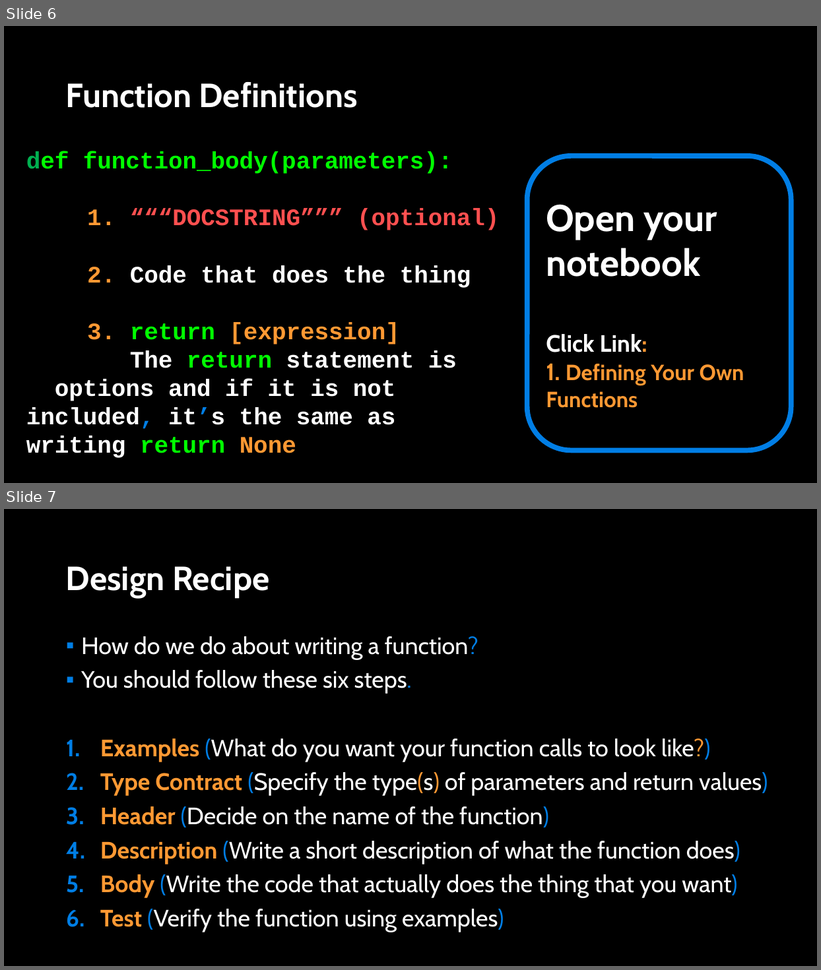
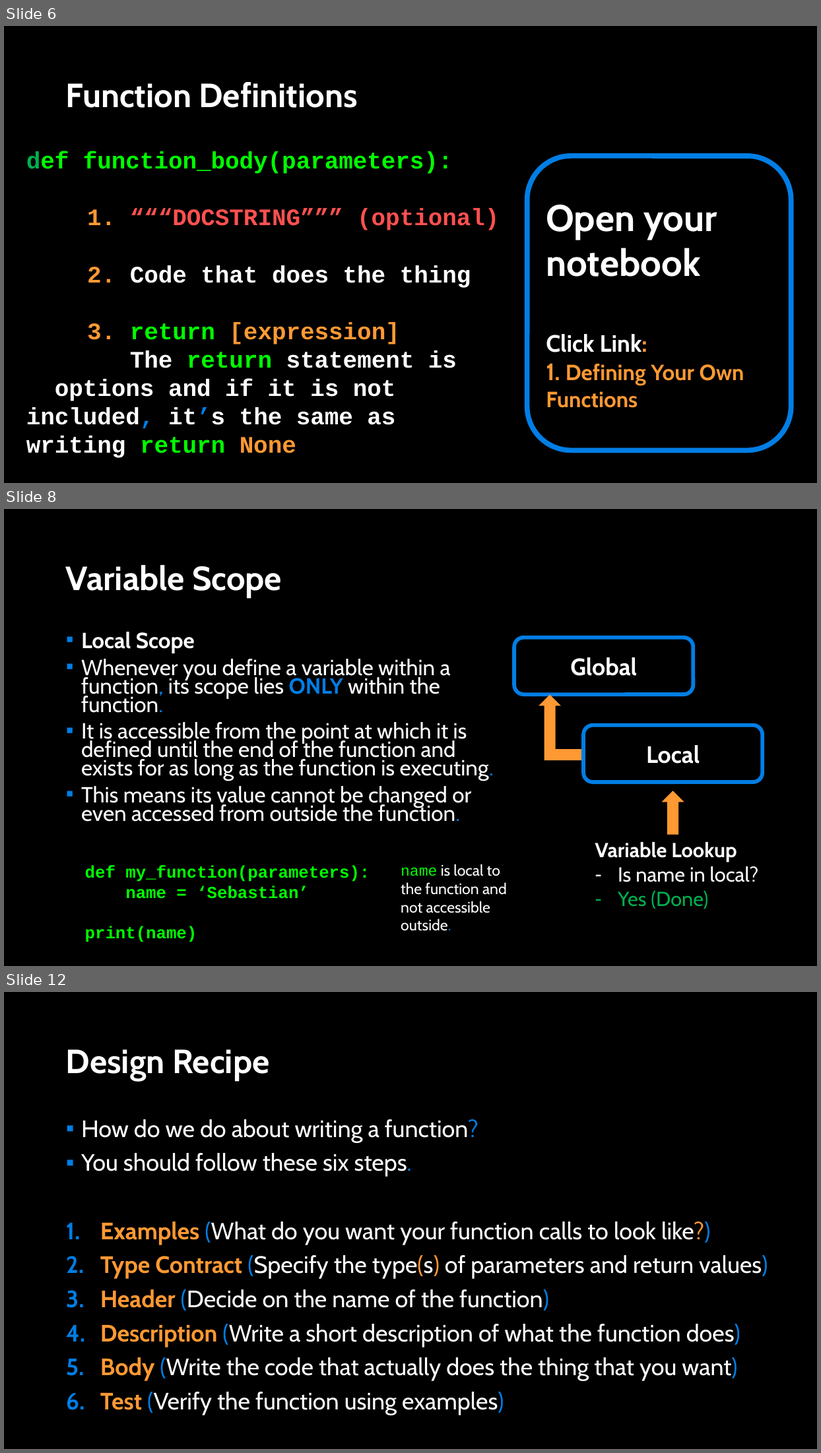
Before and after one commit to APS106/APS106-winter-2022-material, a slide deck: lectures/week2/lecture2/slides/week2_lecture2.pptx. Shown one above the other, each under a label of ours: slides 6 and 7 before the commit, slides 6, 8 and 12 after it; the slides between them are not shown. The pictures are 821x970 and 821x1453 pixels, drawn with LibreOffice and Linux fonts; fonts in the diff are those of the drawing; background and template pictures are left out. Boxes give left, top, right and bottom in pixels: in the first picture for what was removed or moved away, otherwise in the second. Text is boxed around its words. In the diff, an @@ line names an element or a change of style, - is before the commit and + after.

```diff
--- a/lectures/week2/lecture2/slides/week2_lecture2.pptx
+++ b/lectures/week2/lecture2/slides/week2_lecture2.pptx
@@ slide 8 added at (4, 509, 817, 966), background picture (left out) @@
@@ title added at (66, 565, 282, 597), 39.6 pt, text #FFFFFF, bold @@
+Variable Scope
@@ text added at (81, 632, 494, 822), 25.9 pt, text #FFFFFF @@
+▪ Local Scope
+▪ Whenever you define a variable within a function, its scope lies ONLY within the function.
+▪ It is accessible from the point at which it is defined until the end of the function and exists for as long as the function is executing.
+▪ This means its value cannot be changed or even accessed from outside the function.
@@ rounded rectangle added at (515, 638, 694, 695), outline #017EE5 4.5 pt, 28 pt, text #FFFFFF, bold @@
+Global
@@ bent up arrow added at (539, 695, 584, 761), fill #FF9933 @@
@@ rounded rectangle added at (583, 725, 763, 783), outline #017EE5 4.5 pt, 28 pt, text #FFFFFF, bold @@
+Local
@@ down arrow added at (662, 791, 684, 835), fill #FF9933 @@
@@ text added at (595, 842, 759, 909), 24 pt, text #FFFFFF @@
+Variable Lookup
+– Is name in local?
+– Yes (Done)
@@ text added at (401, 864, 507, 931), 18 pt, text #FFFFFF @@
+name is local to the function and not accessible outside.
@@ text added at (85, 865, 370, 943), 20 pt, text #00FF00, bold @@
+def my_function(parameters):
+name = ‘Sebastian’
+print(name)
@@ what was slide 7 is now slide 12 @@
```
Also in this commit, not shown: 5 slides changed, 4 other slides added, 4 other files.
